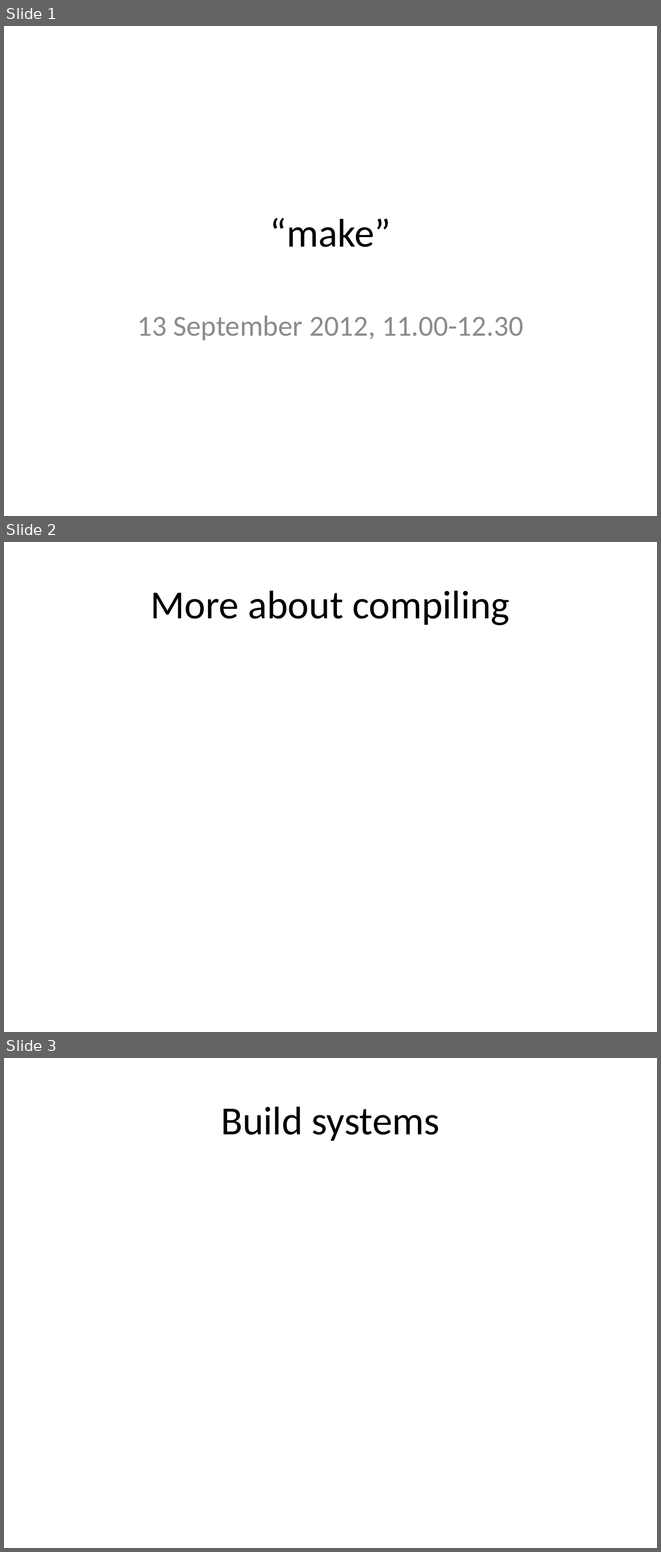
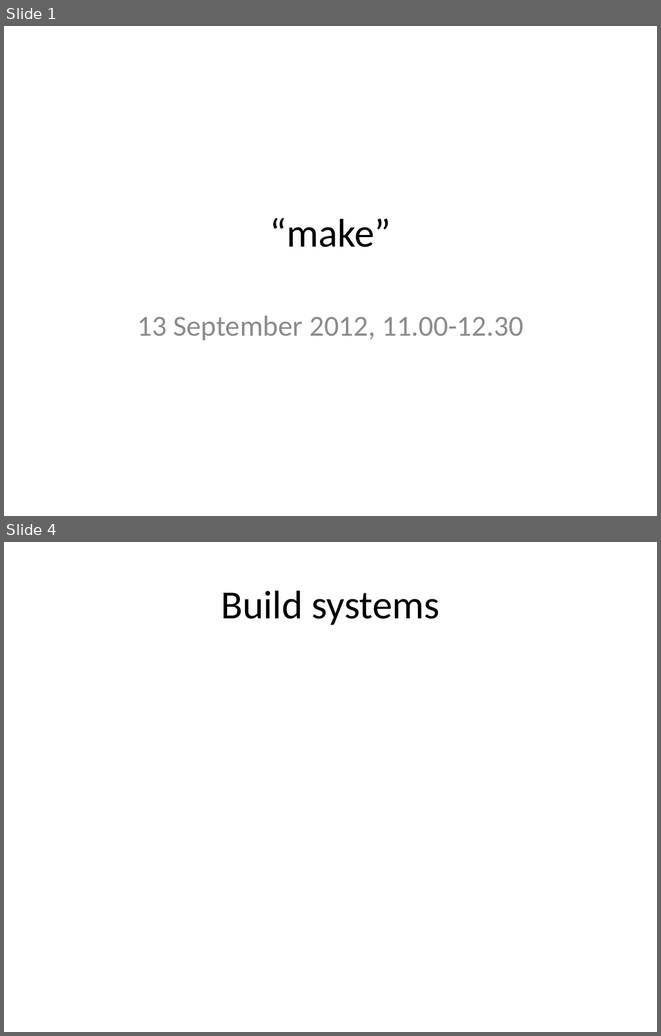
Before and after one commit to rvosa/ngs-workflows, a slide deck: doc/slides/day3/session2/Make.pptx. Shown one above the other, each under a label of ours: slides 1, 2 and 3 before the commit, slides 1 and 4 after it; the slides between them are not shown. The pictures are 661x1552 and 661x1036 pixels, drawn with LibreOffice and Linux fonts; fonts in the diff are those of the drawing. Boxes give left, top, right and bottom in pixels: in the first picture for what was removed or moved away, otherwise in the second. Text is boxed around its words. In the diff, an @@ line names an element or a change of style, - is before the commit and + after.

```diff
--- a/doc/slides/day3/session2/Make.pptx
+++ b/doc/slides/day3/session2/Make.pptx
@@ slide 2 removed at (x1=4, y1=542, x2=657, y2=1032), background #FFFFFF @@
@@ title removed at (x1=150, y1=590, x2=510, y2=625) @@
-More about compiling
@@ what was slide 3 is now slide 4 @@
```
Also in this commit, not shown: 1 slide changed, 2 slides added.
